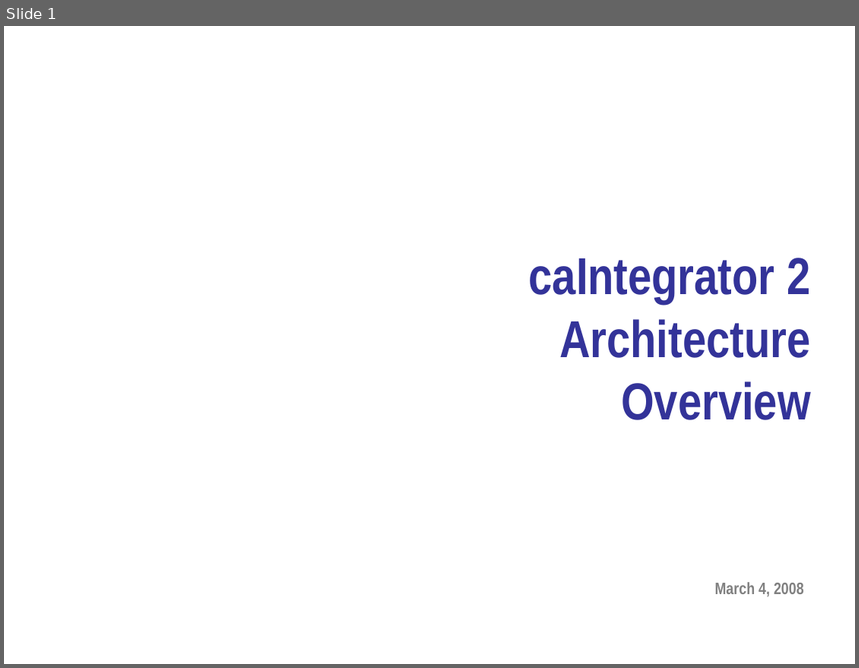
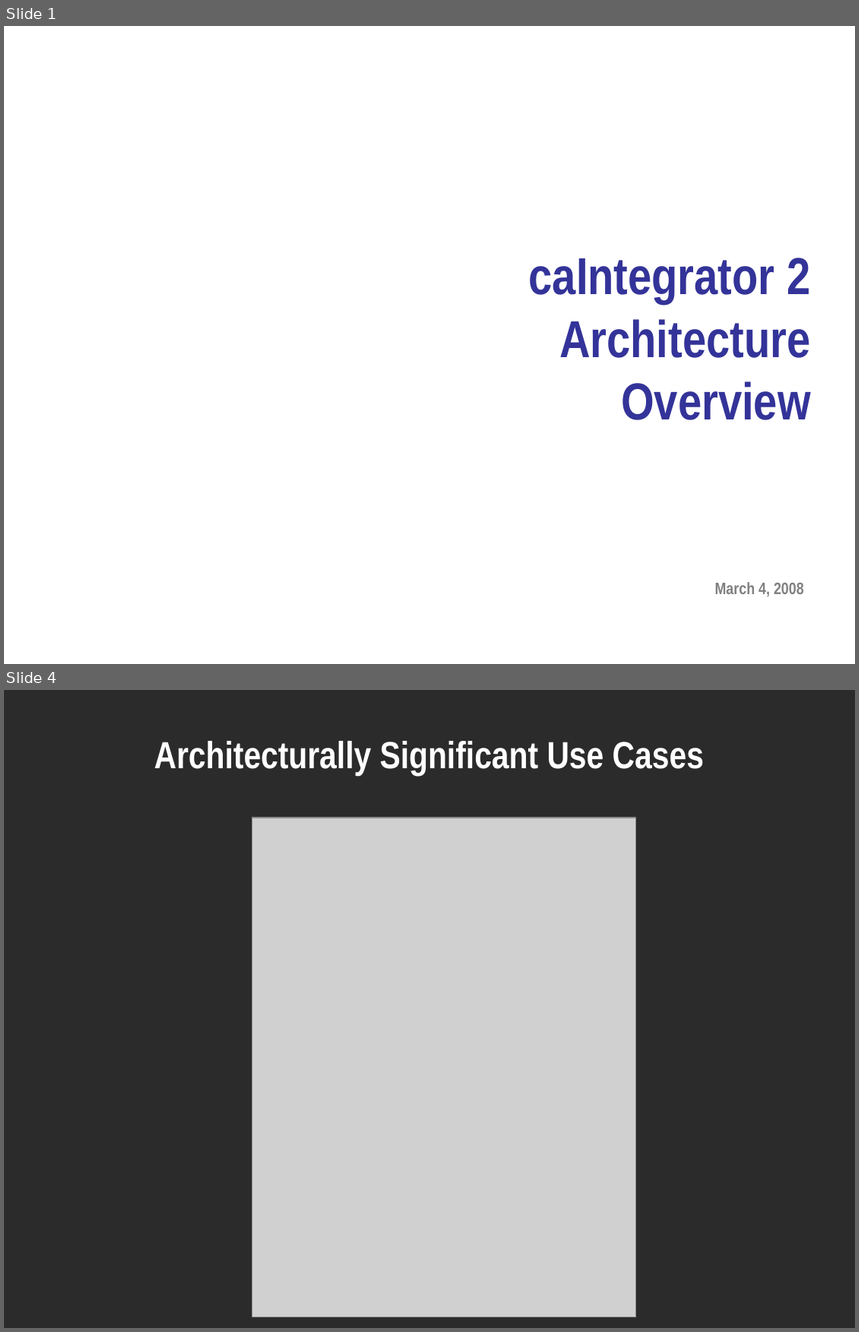
Before and after one commit to NCIP/caintegrator-docs, a slide deck: analysis_and_design/caintegrator2_architecture_overview.ppt. Shown one above the other, each under a label of ours: slide 1 before the commit, slides 1 and 4 after it; the slides between them are not shown. The pictures are 859x668 and 859x1332 pixels, drawn with LibreOffice and Linux fonts; fonts in the diff are those of the drawing; grey boxes stand for pictures; background and template pictures are left out; a plain dark background stands for a picture behind light text. Boxes give left, top, right and bottom in pixels: in the first picture for what was removed or moved away, otherwise in the second. Text is boxed around its words. In the diff, an @@ line names an element or a change of style, - is before the commit and + after.

```diff
--- a/analysis_and_design/caintegrator2_architecture_overview.ppt
+++ b/analysis_and_design/caintegrator2_architecture_overview.ppt
@@ slide 4 added at bbox=[4, 690, 855, 1328], background picture (left out) @@
@@ title added at bbox=[154, 741, 704, 776], 32 pt, text #FFFFFF, bold @@
+Architecturally Significant Use Cases
@@ picture added at bbox=[253, 818, 636, 1317] @@
```
Also in this commit, not shown: 15 other slides added, 2 slides removed, 1 other file.
